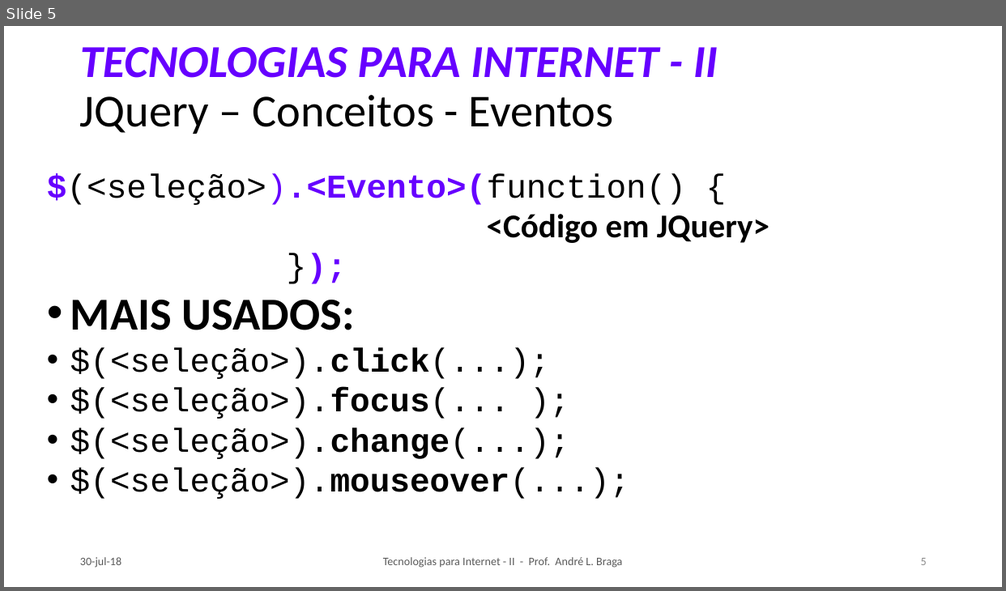
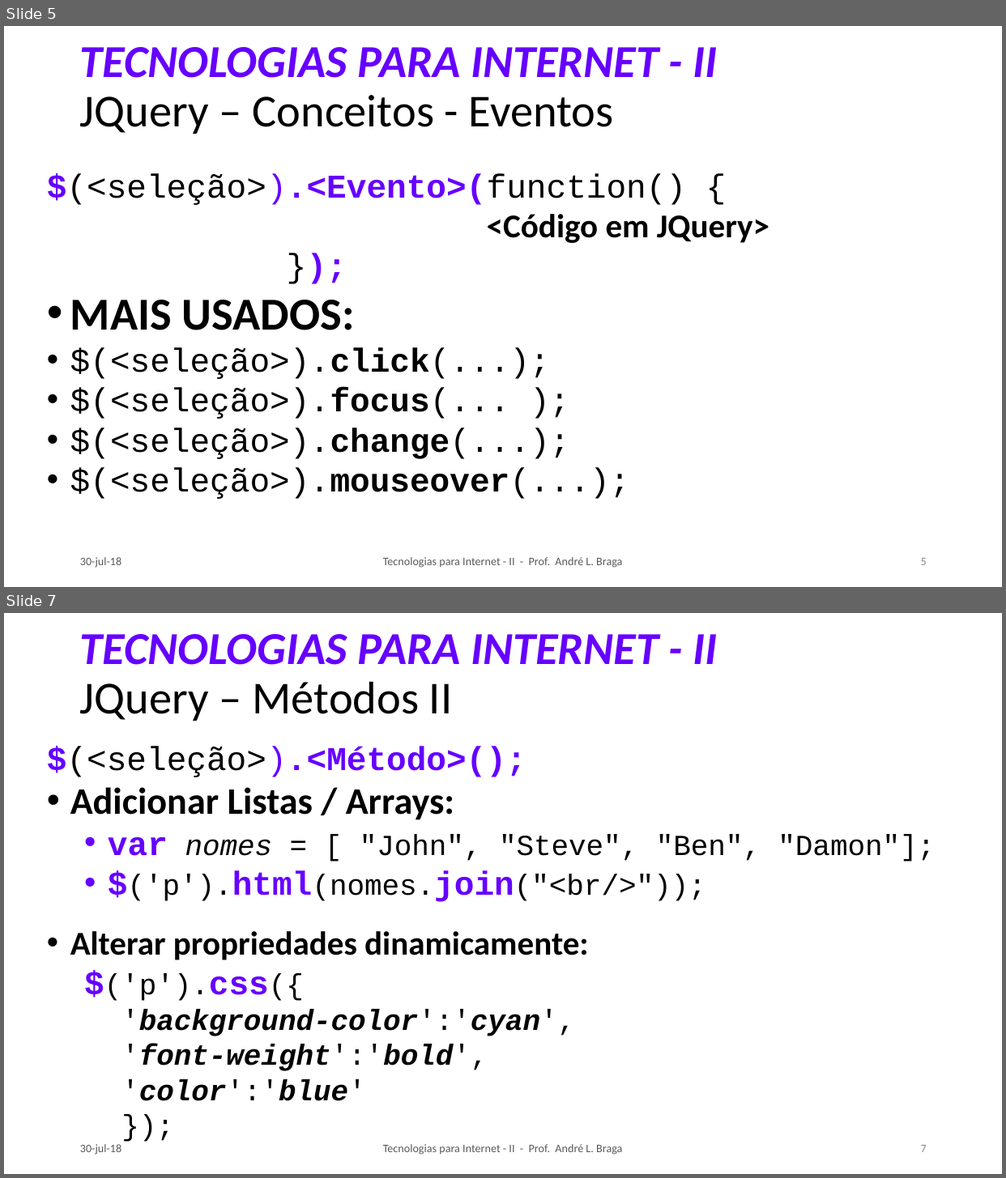
Before and after one commit to LeoCaronezi/CURSOS, a slide deck: TECNOLOGIAS PARA INTERNET II/SLIDES/TI-2_Aula_03.pptx. Shown one above the other, each under a label of ours: slide 5 before the commit, slides 5 and 7 after it; the slides between them are not shown. The pictures are 1006x591 and 1006x1178 pixels, drawn with LibreOffice and Linux fonts; fonts in the diff are those of the drawing. Boxes give left, top, right and bottom in pixels: in the first picture for what was removed or moved away, otherwise in the second. Text is boxed around its words. In the diff, an @@ line names an element or a change of style, - is before the commit and + after.

```diff
--- a/TECNOLOGIAS PARA INTERNET II/SLIDES/TI-2_Aula_03.pptx
+++ b/TECNOLOGIAS PARA INTERNET II/SLIDES/TI-2_Aula_03.pptx
@@ slide 7 added at box(4, 613, 1002, 1174), background #FFFFFF @@
@@ title added at box(80, 634, 718, 721), 44 pt, text #6600FF, bold, italic @@
+TECNOLOGIAS PARA INTERNET - II
+JQuery – Métodos II
@@ text added at box(47, 746, 935, 1101), 28 pt, text #000000, bold @@
+$(<seleção>).<Método>();
+• Adicionar Listas / Arrays:
+  • var nomes = [ "John", "Steve", "Ben", "Damon"];
+  • $('p').html(nomes.join("<br/>"));
+• Alterar propriedades dinamicamente:
+  $('p').css({
+    'background-color':'cyan',
+    'font-weight':'bold',
+    'color':'blue'
+    });
@@ text added at box(80, 1144, 121, 1155), 11 pt, text #595959 @@
+30-jul-18
@@ text added at box(383, 1144, 622, 1155), 11 pt, text #595959 @@
+Tecnologias para Internet - II - Prof. André L. Braga
@@ page number added at box(921, 1145, 927, 1152), 11 pt, text #8C8C8C @@
+7
```
Also in this commit, not shown: 2 slides changed, 5 other slides added, 2 other files.
